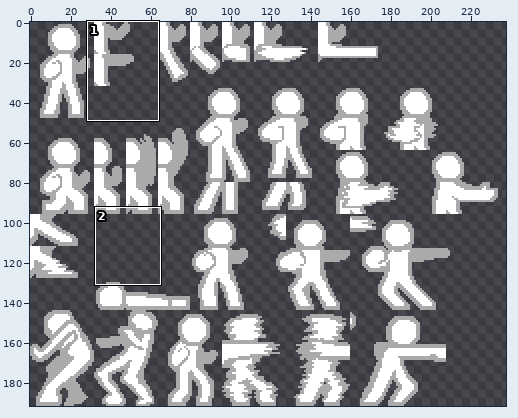
Sprite sheet: Fighting game thing/char_sprites.png. Above: a wide view before the commit, with the close-up outlined.
Close-up. Before the commit:
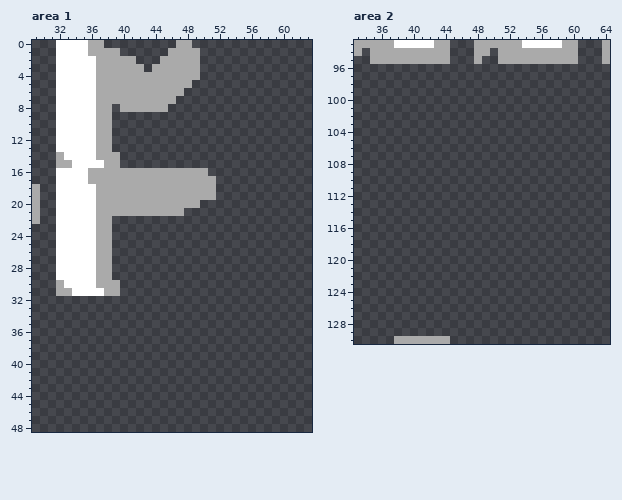
The file is 288x192 pixels. Shown: area 1: x 29..63, y 0..48; area 2: x 33..64, y 93..130. The wide view leaves out empty margins.
The same view after the edit:
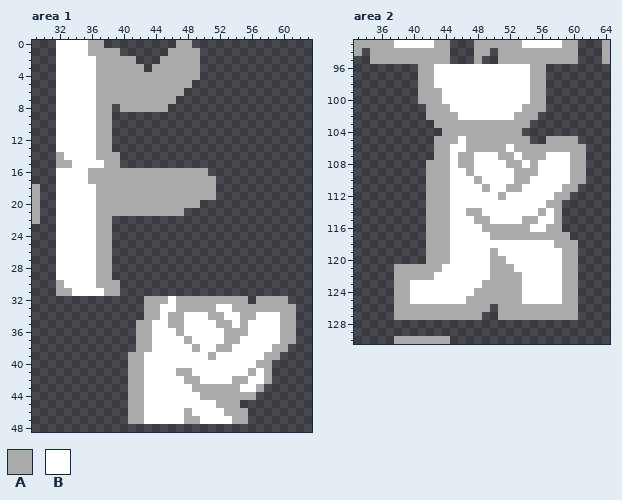
Palette (. is transparent): A #aaaaaa  B #ffffff
From old to new:
Changed rows in their new state; - is an unchanged pixel.
Area 1:
first column x 41:
32 --AAABAAAAAAAAA-AAAA-
33 --AABBAAAAABBAAAAAAAA
34 --AABAABBBAABBAABBBAA
35 -AABBAABBBBAABABBBBAA
36 -AABBBABBBBBAAABBBBAA
37 -AABBBBABBBBAABBBBBAA
38 -AABBBBBABBAABBBBBAA-
39 AABBBBBBBBABBBBBBAA--
40 AABBBBBBBBBBBBBBAA---
41 AABBBBAABBBBBBBABA---
42 AABBBBBAABBBBAABBA---
43 AABBBBBBAAAAAABBA----
44 AABBBBBBBAAAAAAA-----
45 AABBBBBBBBBAAA-------
46 AABBBBBABBBBAAA------
47 AABBBBBAABBBBAA------
Area 2:
first column x 38:
 96 ---AABBBBBBBBBBBBAA-----
 97 ---AABBBBBBBBBBBBAA-----
 98 ---AABBBBBBBBBBBBAA-----
 99 ---AAABBBBBBBBBBBAA-----
100 ---AAABBBBBBBBBBBAA-----
101 ----AAABBBBBBBBBAAA-----
102 ----AAAABBBBBBBAAA------
103 -----AAAAAAAAAAAA-------
104 ------AAAAAAAAAA--------
105 -----AAABAAAAAAAA--AAAA-
106 -----AABBAAAAABAAAAAAAAA
107 -----AABAABBBAABAAABBBAA
108 ----AAABAABBBBAABABBBBAA
109 ----AAABBABBBBBAAABBBBAA
110 ----AAABBBABBBBAABBBBBAA
111 ----AAABBBBABBAABBBBBAA-
112 ----AAABBBBBBABBBBBBAA--
113 ----AAABBBBBBBBBBBBAA---
114 ----AAABBAABBBBBBBABA---
115 ----AAABBBAABBBBAABBA---
116 ----AAABBBBAAAAAABBAA---
117 ----AAABBBBBAAAAAAAAAA--
118 ----AAABBBBBBBBBBBBBAAA-
119 ----AAABBBBBABBBBBBBBAA-
120 ----AAABBBBBAABBBBBBBAA-
121 AAAAAABBBBBBAAABBBBBBAA-
122 AAAAABBBBBBBAAAABBBBBAA-
123 AABBBBBBBBBAAAAABBBBBAA-
124 AABBBBBBBBAAAAAABBBBBAA-
125 AABBBBBBBAAAAAAABBBBBAA-
126 AAAAAAAAAAAA-AAAAAAAAAA-
127 AAAAAAAAAAA--AAAAAAAAAA-
Changed places in both close-ups, as pixel boxes (x1, y1, x2, y2):
added: (128, 296, 296, 424)
added: (394, 64, 586, 320)
